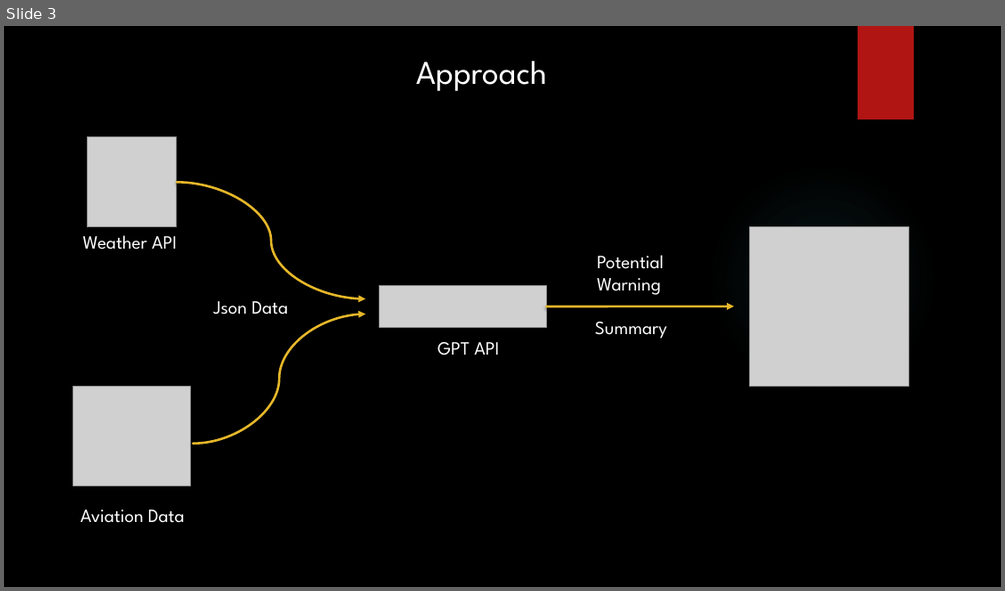
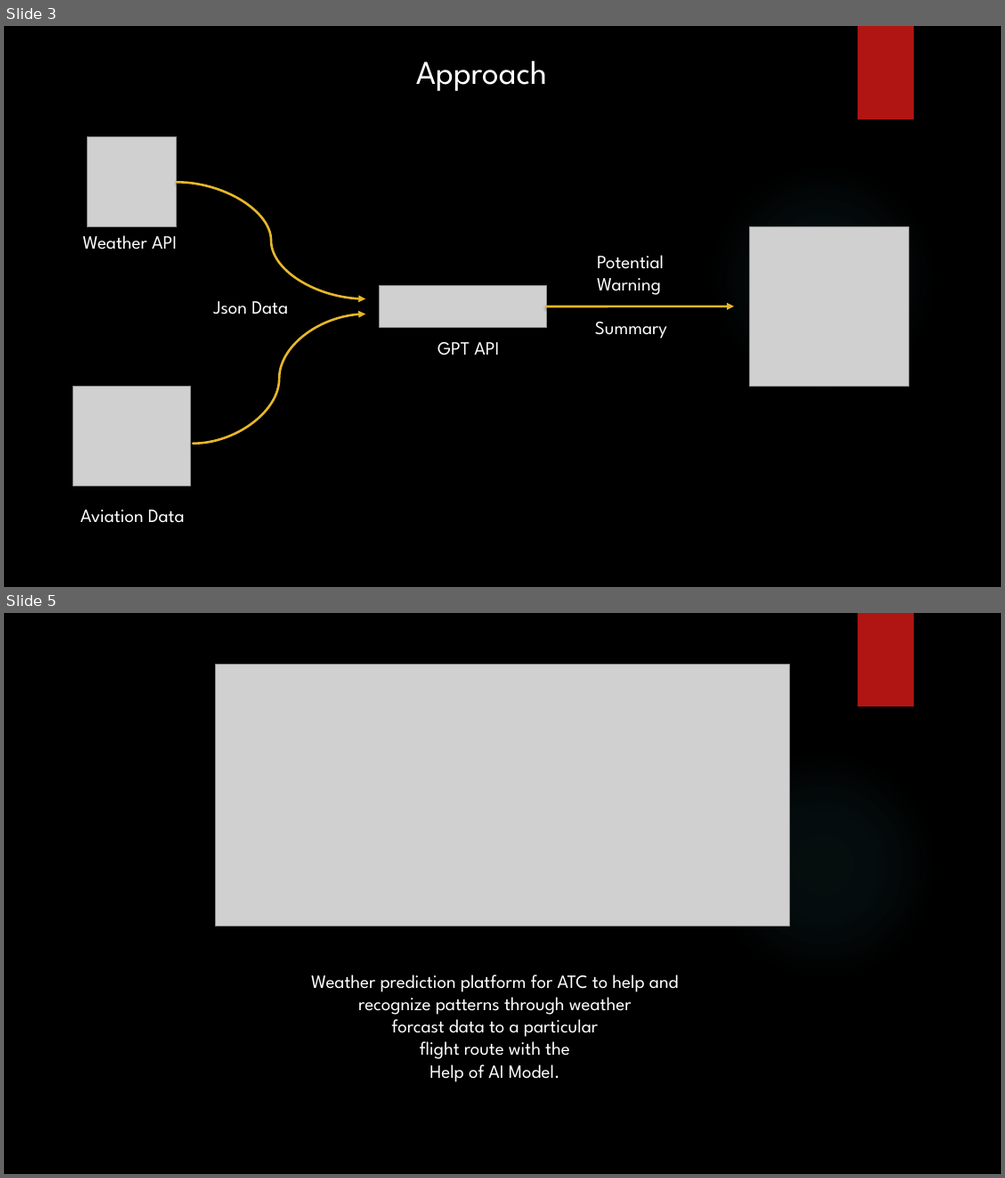
Before and after one commit to meta0tarun/Aviators_AviationWeather_INNOTHON2.0, a slide deck: Innothon.pptx. Shown one above the other, each under a label of ours: slide 3 before the commit, slides 3 and 5 after it; the slides between them are not shown. The pictures are 1005x591 and 1005x1178 pixels, drawn with LibreOffice and Linux fonts; fonts in the diff are those of the drawing; grey boxes stand for pictures; background and template pictures are left out. Boxes give left, top, right and bottom in pixels: in the first picture for what was removed or moved away, otherwise in the second. Text is boxed around its words. In the diff, an @@ line names an element or a change of style, - is before the commit and + after.

```diff
--- a/Innothon.pptx
+++ b/Innothon.pptx
@@ slide 5 added at [4,613,1001,1174], background picture (left out); not listed: 2 template elements that a slide beside it also shows @@
@@ picture added at [216,664,789,925] @@
@@ text added at [311,974,679,1082], 18 pt, text #FFFFFF @@
+Weather prediction platform for ATC to help and
+recognize patterns through weather
+forcast data to a particular
+flight route with the
+Help of AI Model.
```
Also in this commit, not shown: 1 slide changed, 1 other slide added.
